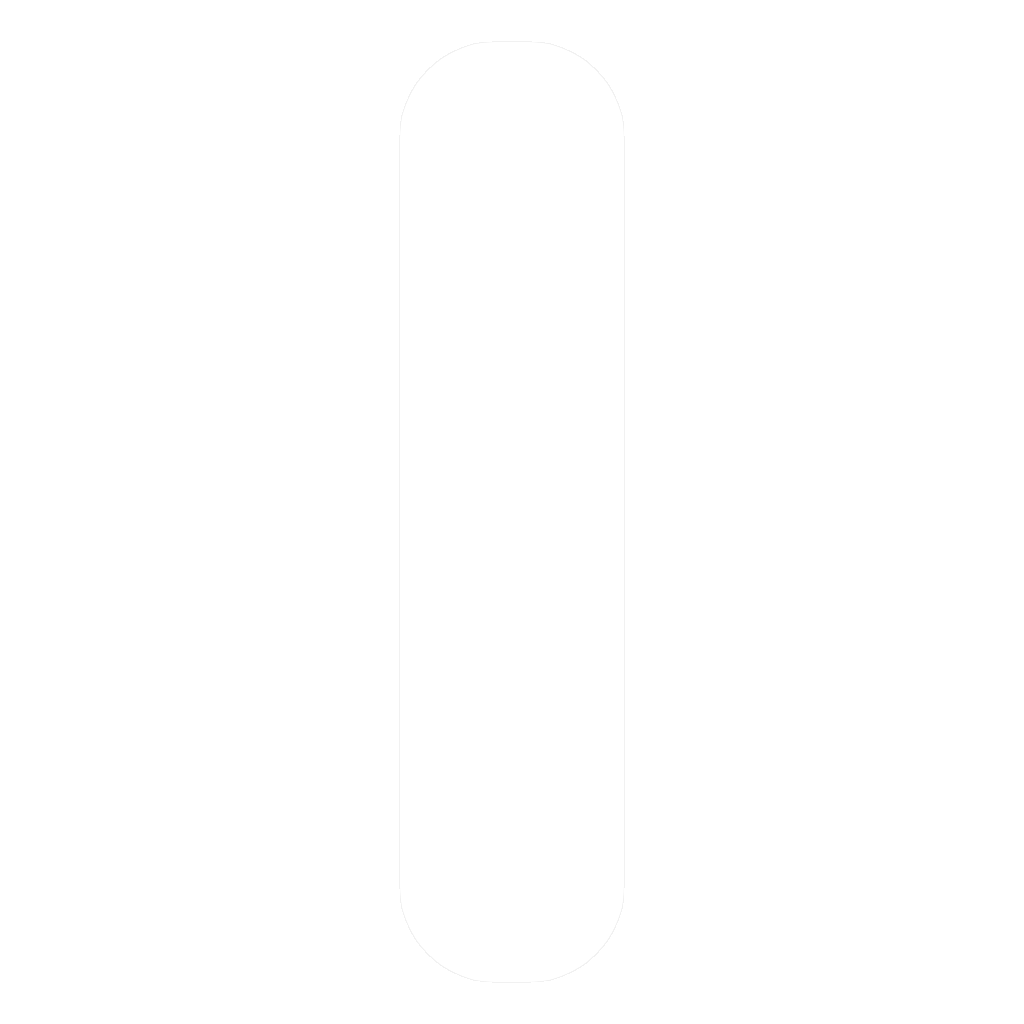
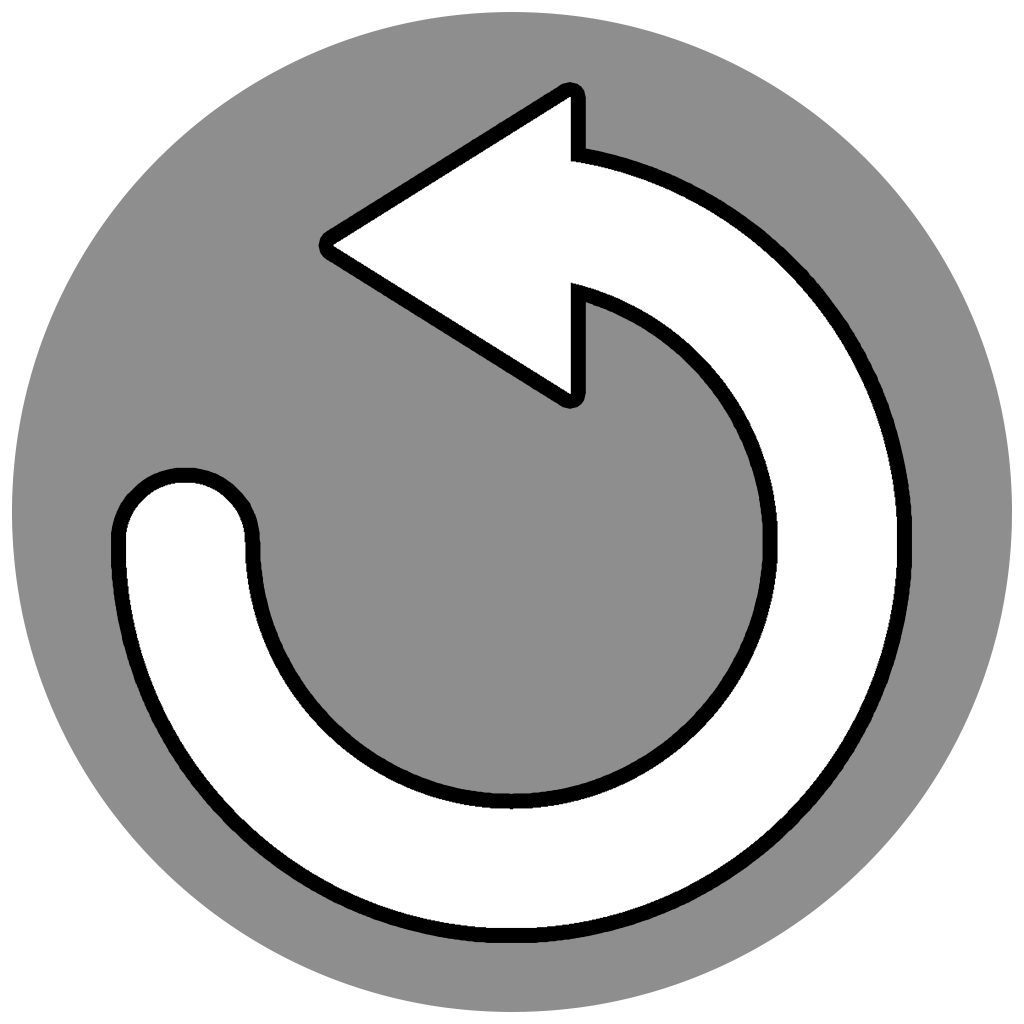
Layers edited between the first and the second 1024×1024 image:
showed "img_130208" over [126, 97, 897, 928]
showed "Ellisse 1", opacity 100% → 70%, painted on it over [12, 12, 1012, 1012]
hid "VerticaleInterno" over [399, 41, 625, 983]
